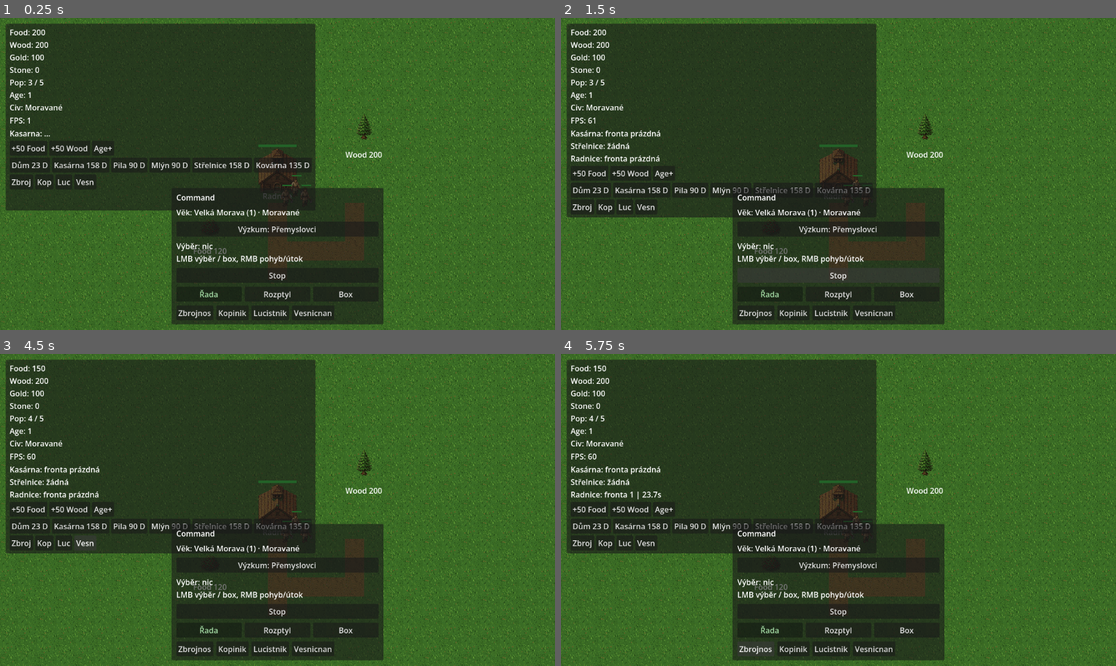
Above: before the commit, frames 1-4 (two rows, left to right).
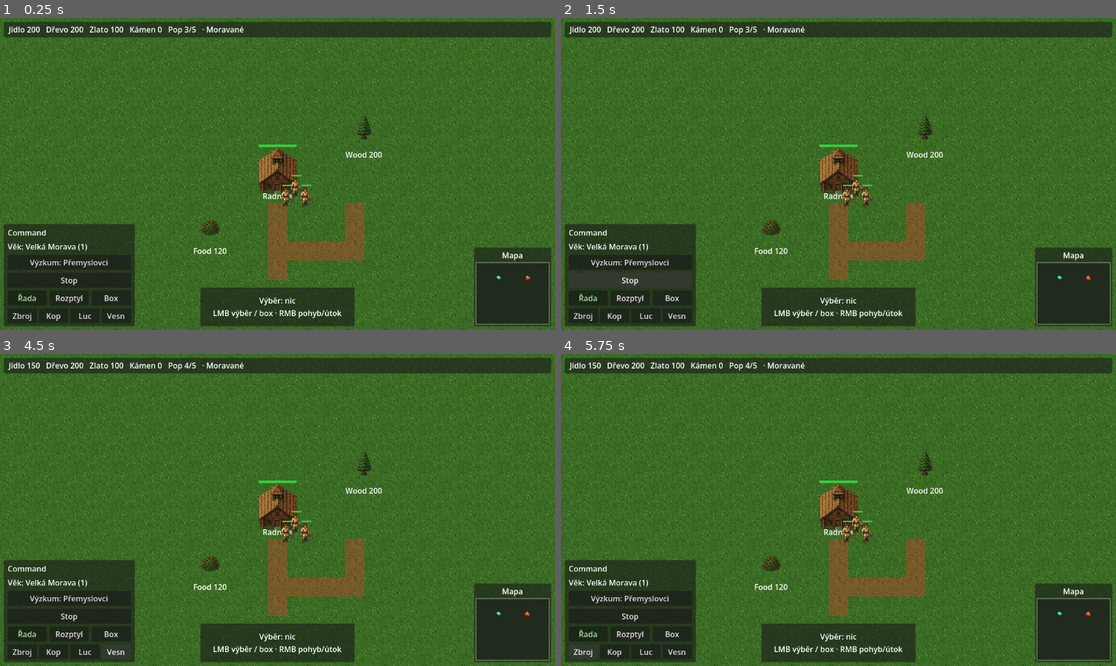
Above: after the commit, the same moments.

Repository: Kosino/ceske-srdce
Game: Godot game, scene res://scenes/map/Map.tscn
The game is run twice, just before and just after one commit, with the same random seed, the same clock (stepped at 60 frames per second) and the same inputs.
Inputs:
- Up to frame 1 (0.25 s): no input
- Up to frame 2 (1.5 s): click "Výzkum: Přemyslovci" at 0.5 s; click "Stop" at 1.25 s
- Up to frame 3 (4.5 s): click "Zbroj" at 2 s; click "Kop" at 2.75 s; click "Luc" at 3.5 s; click "Vesn" at 4.25 s
- Up to frame 4 (5.75 s): click "Zbrojnos" (after the commit: "Zbroj") at 5 s

The runs differ from the first frame. In frame 1, 57% of the frame differs, in the area x 0-100%, y 1-99%; in frame 2, 58%; in frame 3, 58%; in frame 4, 58%.

Commit message:
Fáze 3: AoE-like HUD layout + DebugPanel F3-only
Resource bar top; command bottom-left; selection center; minimap BR.
Roadmap Fáze 3–5 in DEVELOPMENT_PLAN; DebugPanel starts hidden.

Co-authored-by: Kosino <Kosino@users.noreply.github.com>

Diff:
--- a/scenes/map/Map.tscn
+++ b/scenes/map/Map.tscn
@@ -8,6 +8,10 @@
 [ext_resource type="Script" path="res://scripts/ai/SimpleEnemyAI.gd" id="6_ai"]
 [ext_resource type="Script" path="res://scripts/game/VictoryController.gd" id="7_victory"]
 [ext_resource type="Script" path="res://scripts/ui/CommandPanel.gd" id="8_command"]
+[ext_resource type="Script" path="res://scripts/ui/ResourceBar.gd" id="9_res"]
+[ext_resource type="Script" path="res://scripts/ui/SelectionInfo.gd" id="10_sel"]
+[ext_resource type="Script" path="res://scripts/ui/Minimap.gd" id="11_mini"]
+[ext_resource type="Script" path="res://scripts/ui/MinimapDraw.gd" id="12_mdraw"]
 
 [sub_resource type="NavigationPolygon" id="NavigationPolygon_map"]
 vertices = PackedVector2Array(0, 0, 3000, 0, 3000, 3000, 0, 3000)
@@ -40,76 +44,158 @@
 script = ExtResource("2_camera")
 
 [node name="DebugPanel" parent="." instance=ExtResource("3_debug")]
+visible = false
 
 [node name="UI" type="CanvasLayer" parent="."]
 
+[node name="ResourceBar" type="PanelContainer" parent="UI"]
+anchors_preset = 10
+anchor_right = 1.0
+offset_left = 8.0
+offset_top = 8.0
+offset_right = -8.0
+offset_bottom = 40.0
+grow_horizontal = 2
+script = ExtResource("9_res")
+
+[node name="ResourceMargin" type="MarginContainer" parent="UI/ResourceBar"]
+layout_mode = 2
+theme_override_constants/margin_left = 10
+theme_override_constants/margin_top = 4
+theme_override_constants/margin_right = 10
+theme_override_constants/margin_bottom = 4
+
+[node name="ResourceLabel" type="Label" parent="UI/ResourceBar/ResourceMargin"]
+unique_name_in_owner = true
+layout_mode = 2
+text = "Resources"
+
 [node name="CommandPanel" type="PanelContainer" parent="UI"]
+anchors_preset = 2
+anchor_top = 1.0
+anchor_bottom = 1.0
+offset_left = 8.0
+offset_top = -220.0
+offset_right = 280.0
+offset_bottom = -8.0
+grow_vertical = 0
+script = ExtResource("8_command")
+
+[node name="CommandMargin" type="MarginContainer" parent="UI/CommandPanel"]
+layout_mode = 2
+theme_override_constants/margin_left = 8
+theme_override_constants/margin_top = 6
+theme_override_constants/margin_right = 8
+theme_override_constants/margin_bottom = 6
+
+[node name="CommandVBox" type="VBoxContainer" parent="UI/CommandPanel/CommandMargin"]
+layout_mode = 2
+theme_override_constants/separation = 6
+
+[node name="CommandTitle" type="Label" parent="UI/CommandPanel/CommandMargin/CommandVBox"]
+layout_mode = 2
+text = "Command"
+
+[node name="AgeLabel" type="Label" parent="UI/CommandPanel/CommandMargin/CommandVBox"]
+unique_name_in_owner = true
+layout_mode = 2
+text = "Vek: Velka Morava (1)"
+
+[node name="ResearchAgeButton" type="Button" parent="UI/CommandPanel/CommandMargin/CommandVBox"]
+unique_name_in_owner = true
+layout_mode = 2
+text = "Vyzkum veku"
+
+[node name="StopButton" type="Button" parent="UI/CommandPanel/CommandMargin/CommandVBox"]
+layout_mode = 2
+text = "Stop"
+
+[node name="TrainRow" type="HBoxContainer" parent="UI/CommandPanel/CommandMargin/CommandVBox"]
+layout_mode = 2
+theme_override_constants/separation = 4
+
+[node name="TrainSoldier" type="Button" parent="UI/CommandPanel/CommandMargin/CommandVBox/TrainRow"]
+layout_mode = 2
+size_flags_horizontal = 3
+text = "Zbroj"
+
+[node name="TrainSpearman" type="Button" parent="UI/CommandPanel/CommandMargin/CommandVBox/TrainRow"]
+layout_mode = 2
+size_flags_horizontal = 3
+text = "Kop"
+
+[node name="TrainArcher" type="Button" parent="UI/CommandPanel/CommandMargin/CommandVBox/TrainRow"]
+layout_mode = 2
+size_flags_horizontal = 3
+text = "Luc"
+
+[node name="TrainVillager" type="Button" parent="UI/CommandPanel/CommandMargin/CommandVBox/TrainRow"]
+layout_mode = 2
+size_flags_horizontal = 3
+text = "Vesn"
+
+[node name="SelectionInfo" type="PanelContainer" parent="UI"]
 anchors_preset = 7
 anchor_left = 0.5
 anchor_top = 1.0
 anchor_right = 0.5
 anchor_bottom = 1.0
-offset_left = -220.0
-offset_top = -240.0
-offset_right = 220.0
-offset_bottom = -12.0
+offset_left = -160.0
+offset_top = -88.0
+offset_right = 160.0
+offset_bottom = -8.0
 grow_horizontal = 2
 grow_vertical = 0
-script = ExtResource("8_command")
-
-[node name="CommandMargin" type="MarginContainer" parent="UI/CommandPanel"]
+script = ExtResource("10_sel")
+
+[node name="SelectionMargin" type="MarginContainer" parent="UI/SelectionInfo"]
 layout_mode = 2
 theme_override_constants/margin_left = 10
-theme_override_constants/margin_top = 8
+theme_override_constants/margin_top = 6
 theme_override_constants/margin_right = 10
-theme_override_constants/margin_bottom = 8
-
-[node name="CommandVBox" type="VBoxContainer" parent="UI/CommandPanel/CommandMargin"]
-layout_mode = 2
-theme_override_constants/separation = 8
-
-[node name="CommandTitle" type="Label" parent="UI/CommandPanel/CommandMargin/CommandVBox"]
-layout_mode = 2
-text = "Command"
-
-[node name="AgeLabel" type="Label" parent="UI/CommandPanel/CommandMargin/CommandVBox"]
-unique_name_in_owner = true
-layout_mode = 2
-text = "Vek: Velka Morava (1)"
-
-[node name="ResearchAgeButton" type="Button" parent="UI/CommandPanel/CommandMargin/CommandVBox"]
-unique_name_in_owner = true
-layout_mode = 2
-text = "Vyzkum veku"
-
-[node name="CommandSummary" type="Label" parent="UI/CommandPanel/CommandMargin/CommandVBox"]
+theme_override_constants/margin_bottom = 6
+
+[node name="SelectionInfoLabel" type="Label" parent="UI/SelectionInfo/SelectionMargin"]
 unique_name_in_owner = true
 layout_mode = 2
 text = "Vyber: ..."
-
-[node name="StopButton" type="Button" parent="UI/CommandPanel/CommandMargin/CommandVBox"]
-layout_mode = 2
-text = "Stop"
-
-[node name="TrainRow" type="HBoxContainer" parent="UI/CommandPanel/CommandMargin/CommandVBox"]
-layout_mode = 2
-theme_override_constants/separation = 6
-
-[node name="TrainSoldier" type="Button" parent="UI/CommandPanel/CommandMargin/CommandVBox/TrainRow"]
-layout_mode = 2
-text = "Zbrojnos"
-
-[node name="TrainSpearman" type="Button" parent="UI/CommandPanel/CommandMargin/CommandVBox/TrainRow"]
-layout_mode = 2
-text = "Kopinik"
-
-[node name="TrainArcher" type="Button" parent="UI/CommandPanel/CommandMargin/CommandVBox/TrainRow"]
-layout_mode = 2
-text = "Lucistnik"
-
-[node name="TrainVillager" type="Button" parent="UI/CommandPanel/CommandMargin/CommandVBox/TrainRow"]
-layout_mode = 2
-text = "Vesnicnan"
+horizontal_alignment = 1
+
+[node name="Minimap" type="PanelContainer" parent="UI"]
+anchors_preset = 3
+anchor_left = 1.0
+anchor_top = 1.0
+anchor_right = 1.0
+anchor_bottom = 1.0
+offset_left = -168.0
+offset_top = -168.0
+offset_right = -8.0
+offset_bottom = -8.0
+grow_horizontal = 0
+grow_vertical = 0
+script = ExtResource("11_mini")
+
+[node name="MinimapMargin" type="MarginContainer" parent="UI/Minimap"]
+layout_mode = 2
+theme_override_constants/margin_left = 4
+theme_override_constants/margin_top = 4
+theme_override_constants/margin_right = 4
+theme_override_constants/margin_bottom = 4
+
+[node name="MinimapVBox" type="VBoxContainer" parent="UI/Minimap/MinimapMargin"]
+layout_mode = 2
+
+[node name="MinimapTitle" type="Label" parent="UI/Minimap/MinimapMargin/MinimapVBox"]
+layout_mode = 2
+text = "Mapa"
+horizontal_alignment = 1
+
+[node name="MinimapDraw" type="Control" parent="UI/Minimap/MinimapMargin/MinimapVBox"]
+unique_name_in_owner = true
+custom_minimum_size = Vector2(148, 128)
+layout_mode = 2
+size_flags_vertical = 3
+script = ExtResource("12_mdraw")
 
 [connection signal="pressed" from="UI/CommandPanel/CommandMargin/CommandVBox/ResearchAgeButton" to="UI/CommandPanel" method="_on_research_age_pressed"]
 [connection signal="pressed" from="UI/CommandPanel/CommandMargin/CommandVBox/StopButton" to="UI/CommandPanel" method="_on_stop_pressed"]
--- a/scripts/map/Map.gd
+++ b/scripts/map/Map.gd
@@ -43,13 +43,31 @@
 		await _run_civ_bonus_smoke()
 		await _run_formation_smoke()
 		await _run_ai_economy_smoke()
+		await _run_hud_layout_smoke()
+	elif not Engine.is_editor_hint() and OS.get_cmdline_user_args().has("--hud-shot"):
+		await prepare_hud_screenshot()
 	elif not Engine.is_editor_hint() and OS.get_cmdline_user_args().has("--formation-shot"):
 		await prepare_formation_screenshot()
 	elif not Engine.is_editor_hint() and OS.get_cmdline_user_args().has("--ai-shot"):
 		await prepare_ai_screenshot()
 	else:
 		await _sample_windowed_fps()
-	NotificationManager.show_message("Start: Radnice + vesničané + zdroje. F3 stavění/trénink.")
+	NotificationManager.show_message("Start: Radnice + vesničané + zdroje. F3 debug.")
+
+
+## Windowed screenshot of AoE-like HUD (resources / command / selection / minimap).
+func prepare_hud_screenshot() -> void:
+	DisplayServer.window_set_size(Vector2i(1280, 720))
+	var debug := get_node_or_null("DebugPanel")
+	if debug:
+		debug.visible = false
+	var cam := get_node_or_null("Camera2D") as Camera2D
+	if cam:
+		cam.position = Vector2(900, 700)
+		cam.zoom = Vector2(1.0, 1.0)
+	await get_tree().create_timer(1.2).timeout
+	await get_tree().process_frame
+	_save_shot("hud.png", 0)
 
 
 ## Windowed screenshot: 5 soldiers in Řada PERPENDICULAR to east march; hide DebugPanel.
@@ -736,6 +754,26 @@
 		print("[TEST] FAIL formation spacing + shared speed + perpendicular")
 
 
+## HUD: resource bar / command / selection / minimap exist; DebugPanel starts hidden.
+func _run_hud_layout_smoke() -> void:
+	await get_tree().physics_frame
+	var ui := get_node_or_null("UI")
+	var res := ui.get_node_or_null("ResourceBar") if ui else null
+	var cmd := ui.get_node_or_null("CommandPanel") if ui else null
+	var sel := ui.get_node_or_null("SelectionInfo") if ui else null
+	var mini := ui.get_node_or_null("Minimap") if ui else null
+	var debug := get_node_or_null("DebugPanel")
+	var nodes_ok: bool = res != null and cmd != null and sel != null and mini != null
+	var debug_ok: bool = debug != null and not debug.visible
+	print("[TEST] hud nodes res=%s cmd=%s sel=%s mini=%s debug_hidden=%s" % [
+		res != null, cmd != null, sel != null, mini != null, debug_ok
+	])
+	if nodes_ok and debug_ok:
+		print("[TEST] PASS HUD layout + DebugPanel hidden")
+	else:
+		print("[TEST] FAIL HUD layout + DebugPanel hidden")
+
+
 ## AI economy: places ≥1 building and launches a wave within timeout (Husité).
 func _run_ai_economy_smoke() -> void:
 	var ai := get_node_or_null("SimpleEnemyAI") as SimpleEnemyAI
--- a/scripts/ui/CommandPanel.gd
+++ b/scripts/ui/CommandPanel.gd
@@ -1,7 +1,7 @@
 extends PanelContainer
 class_name CommandPanel
+## Bottom-left command strip (AoE-like HUD). Selection text lives in SelectionInfo.
 
-@onready var summary_label: Label = %CommandSummary
 @onready var age_label: Label = %AgeLabel
 @onready var research_button: Button = %ResearchAgeButton
 @onready var command_vbox: VBoxContainer = $CommandMargin/CommandVBox
@@ -11,11 +11,10 @@
 
 
 func _ready() -> void:
-	SelectionManager.selection_changed.connect(_on_selection_changed)
+	add_to_group("hud_command_panel")
 	SelectionManager.formation_changed.connect(_refresh_formation_buttons)
 	GameManager.age_changed.connect(_refresh_age_ui)
 	_ensure_formation_row()
-	_on_selection_changed(SelectionManager.selected_units)
 	_refresh_age_ui()
 	_refresh_formation_buttons(SelectionManager.formation)
 
@@ -36,7 +35,6 @@
 	var row := HBoxContainer.new()
 	row.name = "FormationRow"
 	row.add_theme_constant_override("separation", 6)
-	# Insert after StopButton if present.
 	var stop_i := command_vbox.get_node_or_null("StopButton")
 	var insert_at := stop_i.get_index() + 1 if stop_i else command_vbox.get_child_count()
 	command_vbox.add_child(row)
@@ -64,52 +62,15 @@
 		btn.modulate = Color(0.75, 1.0, 0.75) if kind == current else Color.WHITE
 
 
-func _on_selection_changed(units: Array) -> void:
-	if units.is_empty():
-		summary_label.text = "Výběr: nic\nLMB výběr / box, RMB pohyb/útok"
-		return
-	var counts := {"soldier": 0, "spearman": 0, "archer": 0, "villager": 0, "other": 0}
-	for u in units:
-		if u is Soldier:
-			counts["soldier"] += 1
-		elif u is Spearman:
-			counts["spearman"] += 1
-		elif u is Archer:
-			counts["archer"] += 1
-		elif u is Villager:
-			counts["villager"] += 1
-		else:
-			counts["other"] += 1
-	var parts: PackedStringArray = []
-	if counts["soldier"] > 0:
-		parts.append("%d zbrojnoš" % counts["soldier"])
-	if counts["spearman"] > 0:
-		parts.append("%d kopiník" % counts["spearman"])
-	if counts["archer"] > 0:
-		parts.append("%d lučištník" % counts["archer"])
-	if counts["villager"] > 0:
-		parts.append("%d vesničan" % counts["villager"])
-	if counts["other"] > 0:
-		parts.append("%d jiní" % counts["other"])
-	summary_label.text = "Výběr: %s\nFormace: %s" % [
-		", ".join(parts), FormationData.display_name(SelectionManager.formation)
-	]
-
-
 func _refresh_age_ui() -> void:
 	if age_label:
-		age_label.text = "Věk: %s (%d) · %s" % [
-			GameManager.get_age_name(), GameManager.current_age, GameManager.get_civ_name(0)
-		]
+		age_label.text = "Věk: %s (%d)" % [GameManager.get_age_name(), GameManager.current_age]
 	_refresh_research_button()
 
 
 func _refresh_research_button() -> void:
-	# Keep label in sync even if age was set without going through _refresh_age_ui.
 	if age_label:
-		age_label.text = "Věk: %s (%d) · %s" % [
-			GameManager.get_age_name(), GameManager.current_age, GameManager.get_civ_name(0)
-		]
+		age_label.text = "Věk: %s (%d)" % [GameManager.get_age_name(), GameManager.current_age]
 	if research_button == null:
 		return
 	if GameManager.current_age >= AgeData.MAX_AGE:
--- a/scripts/ui/DebugPanel.gd
+++ b/scripts/ui/DebugPanel.gd
@@ -8,6 +8,8 @@
 
 
 func _ready() -> void:
+	# Fáze 3: debug is F3-only — never cover the map on start.
+	visible = false
 	GameManager.resources_changed.connect(_refresh_stats)
 	GameManager.population_changed.connect(_refresh_stats)
 	GameManager.age_changed.connect(_refresh_stats)
--- /dev/null
+++ b/scripts/ui/Minimap.gd
@@ -0,0 +1,43 @@
+extends PanelContainer
+class_name Minimap
+## Bottom-right minimap placeholder — frame + unit dots.
+
+
+const MAP_SIZE := Vector2(3000, 3000)
+
+@onready var draw_area: MinimapDraw = %MinimapDraw as MinimapDraw
+
+
+func _ready() -> void:
+	add_to_group("hud_minimap")
+	if draw_area:
+		draw_area.host = self
+
+
+func _process(_delta: float) -> void:
+	if draw_area and is_visible_in_tree():
+		draw_area.queue_redraw()
+
+
+func paint_minimap(surf: Control) -> void:
+	var r := surf.size
+	if r.x < 2.0 or r.y < 2.0:
+		return
+	surf.draw_rect(Rect2(Vector2.ZERO, r), Color(0.12, 0.16, 0.12, 0.85))
+	surf.draw_rect(Rect2(Vector2.ZERO, r), Color(0.45, 0.5, 0.4, 0.9), false, 2.0)
+	var tree := get_tree()
+	if tree == null:
+		return
+	_draw_dots(surf, tree, "player_units", Color(0.25, 0.9, 0.3), r)
+	_draw_dots(surf, tree, "enemy_units", Color(0.95, 0.25, 0.2), r)
+	_draw_dots(surf, tree, "player_town_hall", Color(0.4, 0.85, 1.0), r)
+	_draw_dots(surf, tree, "enemy_town_hall", Color(1.0, 0.55, 0.2), r)
+
+
+func _draw_dots(surf: Control, tree: SceneTree, group: String, color: Color, r: Vector2) -> void:
+	for n in tree.get_nodes_in_group(group):
+		if not (n is Node2D):
+			continue
+		var p: Vector2 = (n as Node2D).global_position
+		var uv := Vector2(clampf(p.x / MAP_SIZE.x, 0.0, 1.0), clampf(p.y / MAP_SIZE.y, 0.0, 1.0))
+		surf.draw_circle(Vector2(uv.x * r.x, uv.y * r.y), 2.5, color)
--- /dev/null
+++ b/scripts/ui/MinimapDraw.gd
@@ -0,0 +1,11 @@
+extends Control
+class_name MinimapDraw
+## Draw surface for Minimap dots.
+
+
+var host: Minimap
+
+
+func _draw() -> void:
+	if host:
+		host.paint_minimap(self)
--- /dev/null
+++ b/scripts/ui/ResourceBar.gd
@@ -0,0 +1,28 @@
+extends PanelContainer
+class_name ResourceBar
+## Top-of-screen resource strip (AoE-like HUD).
+
+
+@onready var label: Label = %ResourceLabel
+
+
+func _ready() -> void:
+	add_to_group("hud_resource_bar")
+	GameManager.resources_changed.connect(_refresh)
+	GameManager.population_changed.connect(_refresh)
+	GameManager.age_changed.connect(_refresh)
+	_refresh()
+
+
+func _refresh() -> void:
+	if label == null:
+		return
+	label.text = "Jídlo %d   Dřevo %d   Zlato %d   Kámen %d   Pop %d/%d   · %s" % [
+		GameManager.food,
+		GameManager.wood,
+		GameManager.gold,
+		GameManager.stone,
+		GameManager.population,
+		GameManager.population_max,
+		GameManager.get_civ_name(0),
+	]
--- /dev/null
+++ b/scripts/ui/SelectionInfo.gd
@@ -0,0 +1,51 @@
+extends PanelContainer
+class_name SelectionInfo
+## Bottom-center selection summary (AoE-like HUD).
+
+
+@onready var label: Label = %SelectionInfoLabel
+
+
+func _ready() -> void:
+	add_to_group("hud_selection_info")
+	SelectionManager.selection_changed.connect(_on_selection_changed)
+	SelectionManager.formation_changed.connect(_on_formation_changed)
+	_on_selection_changed(SelectionManager.selected_units)
+
+
+func _on_formation_changed(_kind: String) -> void:
+	_on_selection_changed(SelectionManager.selected_units)
+
+
+func _on_selection_changed(units: Array) -> void:
+	if label == null:
+		return
+	if units.is_empty():
+		label.text = "Výběr: nic\nLMB výběr / box · RMB pohyb/útok"
+		return
+	var counts := {"soldier": 0, "spearman": 0, "archer": 0, "villager": 0, "other": 0}
+	for u in units:
+		if u is Soldier:
+			counts["soldier"] += 1
+		elif u is Spearman:
+			counts["spearman"] += 1
+		elif u is Archer:
+			counts["archer"] += 1
+		elif u is Villager:
+			counts["villager"] += 1
+		else:
+			counts["other"] += 1
+	var parts: PackedStringArray = []
+	if counts["soldier"] > 0:
+		parts.append("%d zbrojnoš" % counts["soldier"])
+	if counts["spearman"] > 0:
+		parts.append("%d kopiník" % counts["spearman"])
+	if counts["archer"] > 0:
+		parts.append("%d lučištník" % counts["archer"])
+	if counts["villager"] > 0:
+		parts.append("%d vesničan" % counts["villager"])
+	if counts["other"] > 0:
+		parts.append("%d jiní" % counts["other"])
+	label.text = "Výběr: %s\nFormace: %s" % [
+		", ".join(parts), FormationData.display_name(SelectionManager.formation)
+	]
Binary file added: docs/screenshots/hud.png
Not shown: 1 places in scenes/map/Map.tscn that only renumber resources
Not shown, changed: docs/DEVELOPMENT_PLAN.md
